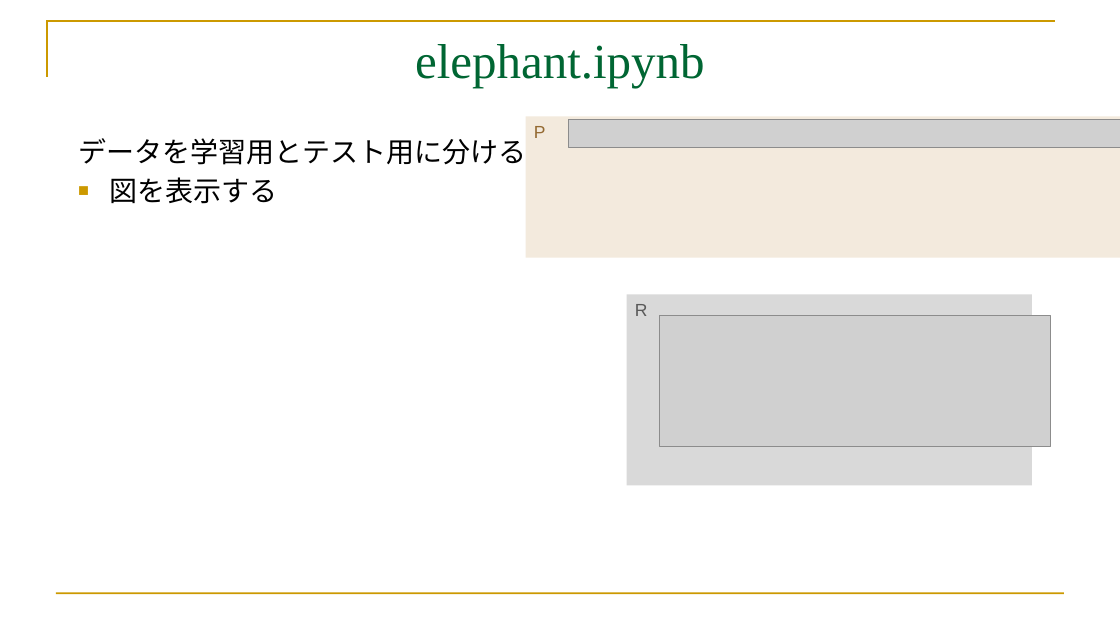
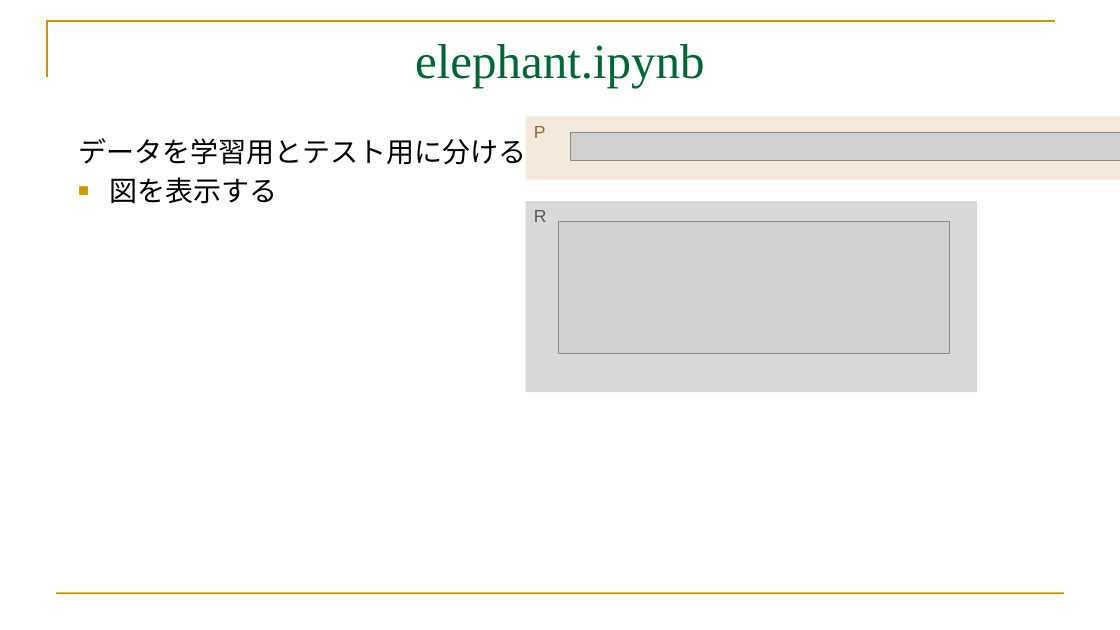
Before and after one commit to mei-517/GoogleColab, a slide deck: slide 8 of GoogleColab.part3.pptx. Drawn at 1120x630 pixels with LibreOffice and Linux fonts; fonts in the diff are those of the drawing; grey boxes stand for pictures. Boxes give left, top, right and bottom in pixels: in the first picture for what was removed or moved away, otherwise in the second. Text is boxed around its words. In the diff, an @@ line names an element or a change of style, - is before the commit and + after.

```diff
--- a/GoogleColab.part3.pptx
+++ b/GoogleColab.part3.pptx
@@ rectangle "P": place and size @@
-rectangle "P" at (526, 117, 1120, 258)
+rectangle "P" at (526, 117, 1120, 180)
@@ picture: place and size @@
-picture at (568, 119, 1120, 147)
+picture at (571, 133, 1120, 160)
@@ rectangle "R": place and size @@
-rectangle "R" at (627, 295, 1032, 486)
+rectangle "R" at (526, 202, 977, 392)
@@ picture: place and size @@
-picture at (660, 315, 1050, 446)
+picture at (558, 222, 949, 353)
```
Also in this commit, not shown: 1 other slide changed, 2 slides added, 3 other files.
